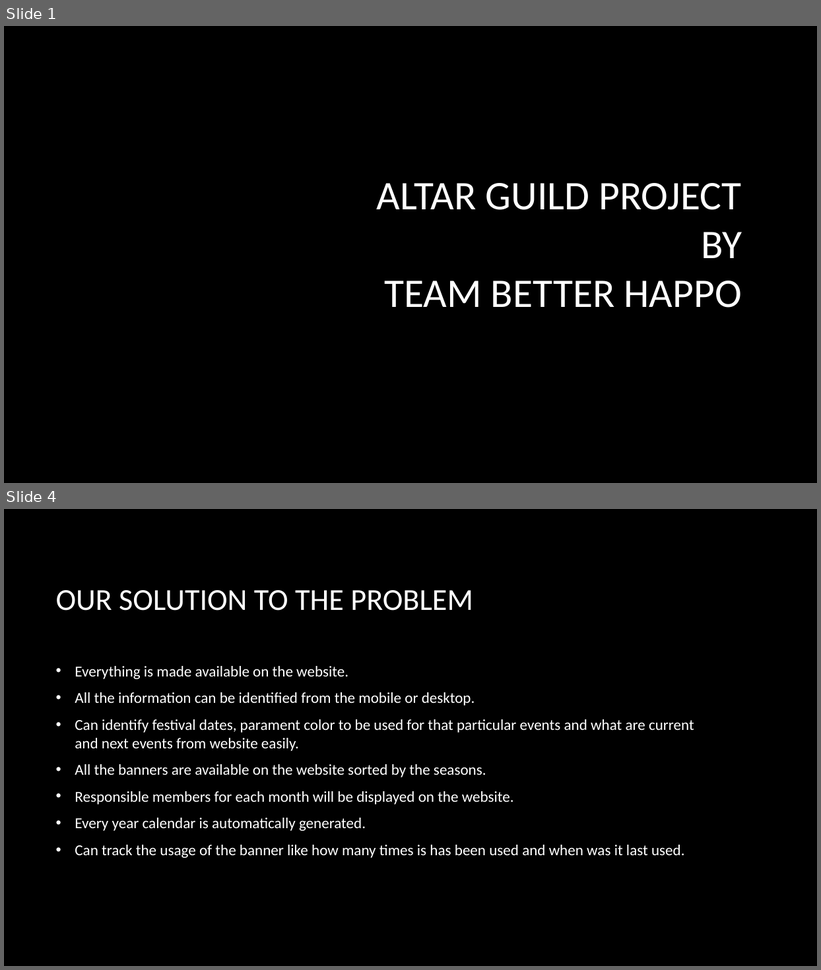
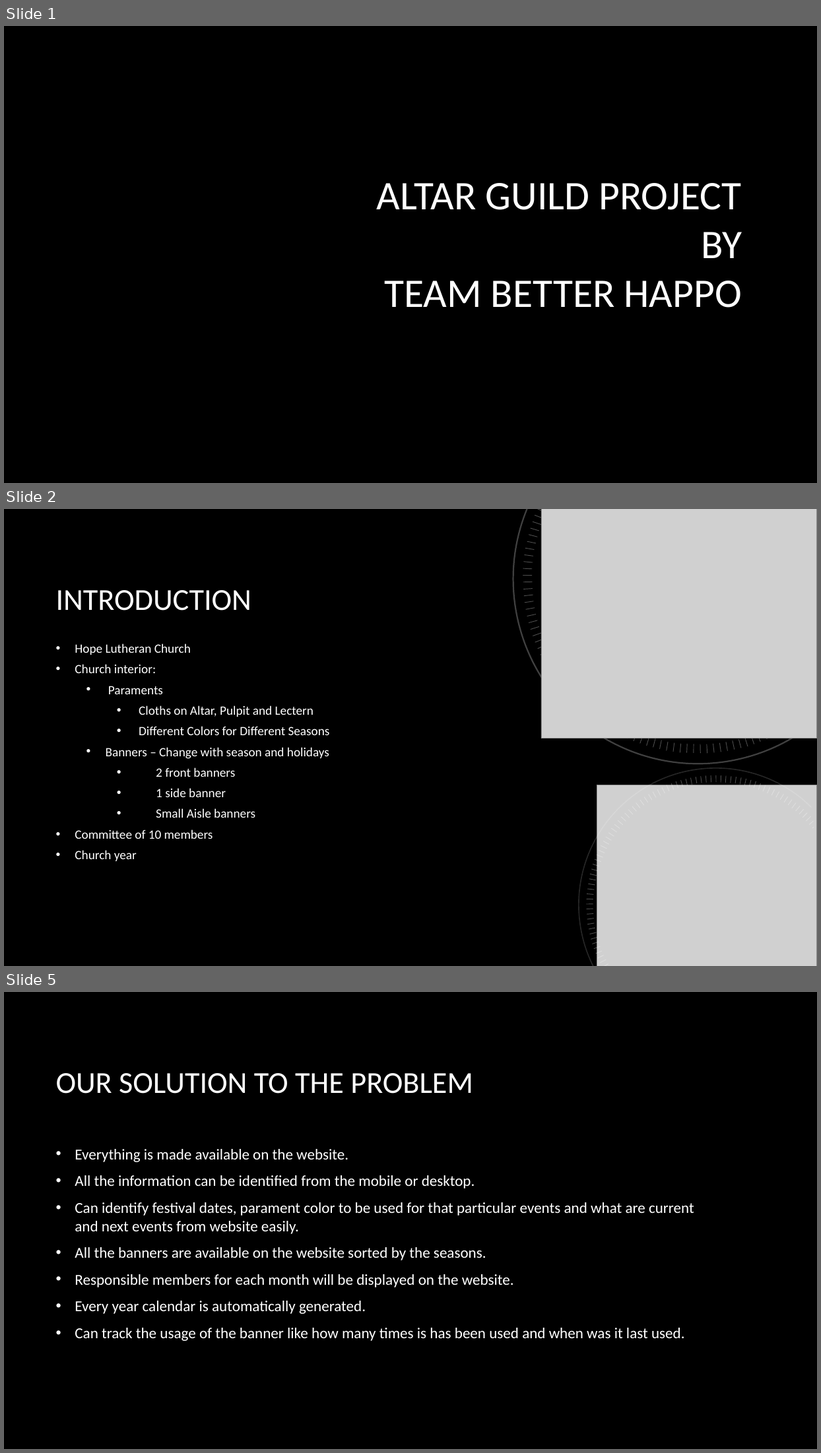
Before and after one commit to harishvavilala/Betterhappo, a slide deck: Powerpoints/finalpresentationintro.pptx. Shown one above the other, each under a label of ours: slides 1 and 4 before the commit, slides 1, 2 and 5 after it; the slides between them are not shown. The pictures are 821x970 and 821x1453 pixels, drawn with LibreOffice and Linux fonts; fonts in the diff are those of the drawing; grey boxes stand for pictures; background and template pictures are left out. Boxes give left, top, right and bottom in pixels: in the first picture for what was removed or moved away, otherwise in the second. Text is boxed around its words. In the diff, an @@ line names an element or a change of style, - is before the commit and + after.

```diff
--- a/Powerpoints/finalpresentationintro.pptx
+++ b/Powerpoints/finalpresentationintro.pptx
@@ slide 2 added at [4,509,817,966], background picture (left out) @@
@@ picture added at [541,509,817,739] @@
@@ title added at [56,590,252,611], 36 pt, text #FFFFFF @@
+INTRODUCTION
@@ text added at [75,644,330,861], 15 pt, text #FFFFFF @@
+• Hope Lutheran Church
+• Church interior:
+  • Paraments
+    • Cloths on Altar, Pulpit and Lectern
+    • Different Colors for Different Seasons
+  • Banners – Change with season and holidays
+    • 2 front banners
+    • 1 side banner
+    • Small Aisle banners
+• Committee of 10 members
+• Church year
@@ group added at [485,509,817,803]: 45 lines, 1 freeform shape @@
@@ picture added at [597,786,817,966] @@
@@ group added at [566,758,817,966]: 77 lines, 1 freeform shape @@
@@ what was slide 4 is now slide 5 @@
```
Also in this commit, not shown: 2 slides changed.
